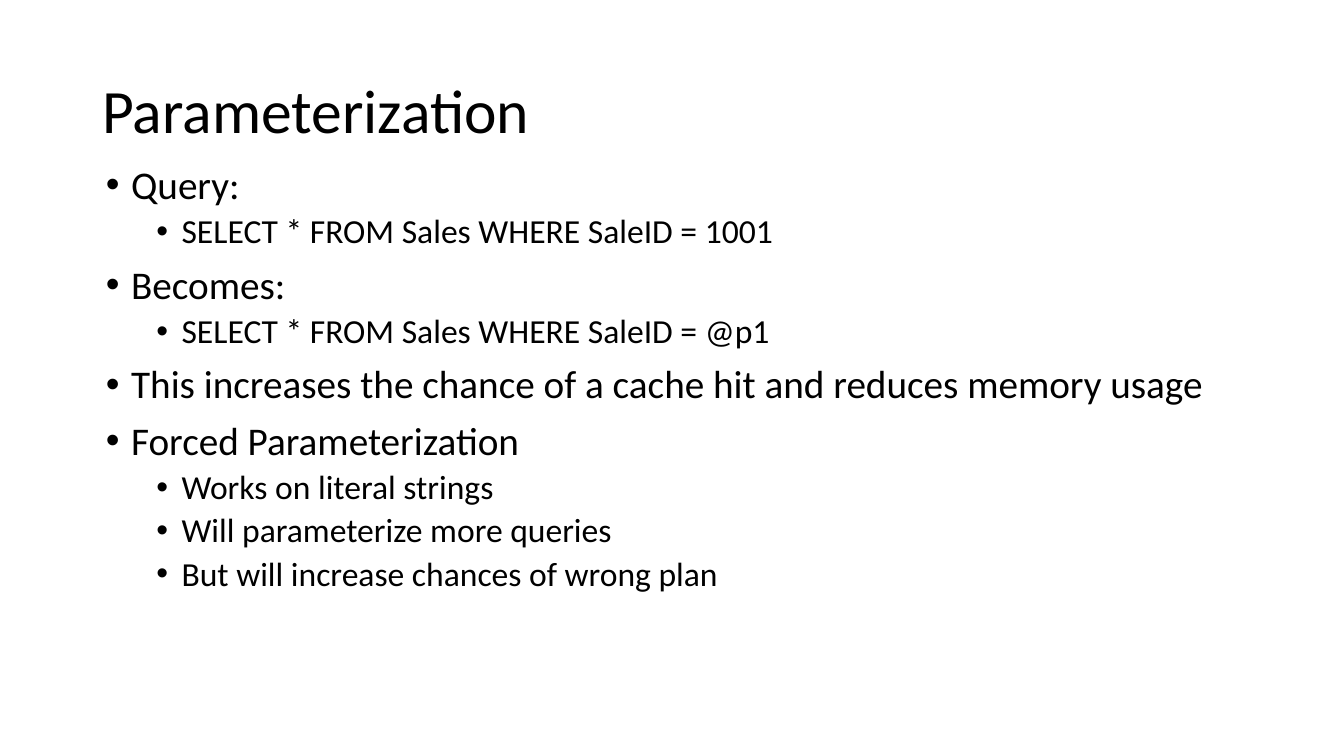
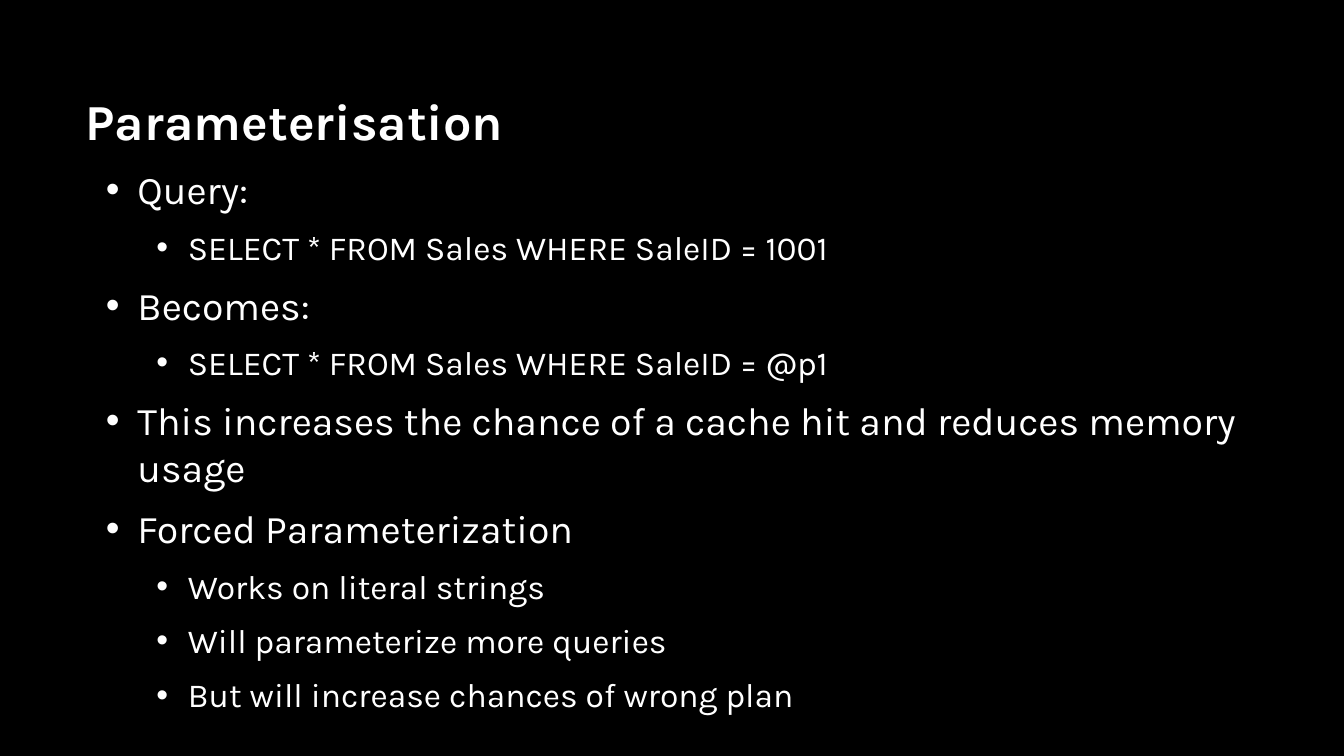
Before and after one commit to sabinio/SQLTraining, a slide deck: slide 17 of Slides/3. Query Execution.pptx (slide 18 before the commit). Drawn at 1344x756 pixels with LibreOffice and Linux fonts; fonts in the diff are those of the drawing; background and template pictures are left out. Boxes give left, top, right and bottom in pixels: in the first picture for what was removed or moved away, otherwise in the second. Text is boxed around its words. In the diff, an @@ line names an element or a change of style, - is before the commit and + after.

```diff
--- a/Slides/3. Query Execution.pptx
+++ b/Slides/3. Query Execution.pptx
@@ background #FFFFFF to picture (left out) @@
@@ title at (86,104,504,141): text changed; size 44 to 36 pt; font Calibri to Karla; text colour #000000 to #FFFFFF; bold on @@
-Parameterization
+Parameterisation
@@ text "Query:" at (137,179,1235,716): font Calibri to Karla, text colour #000000 to #FFFFFF; indent changed; line spacing 0.9 to 1; more space between paragraphs @@
```
Also in this commit, not shown: 19 other slides changed, 14 slides added, 4 slides removed.
